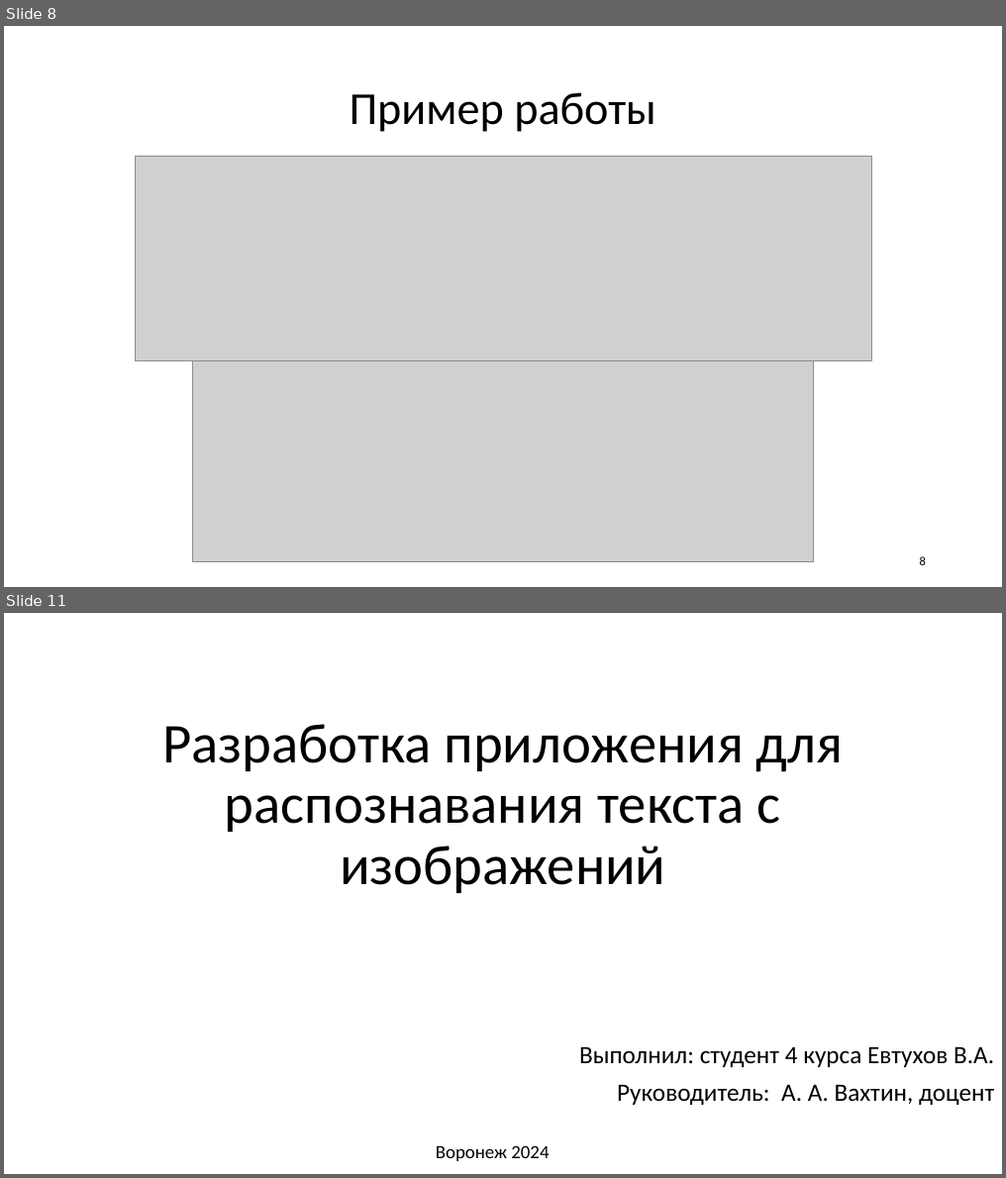
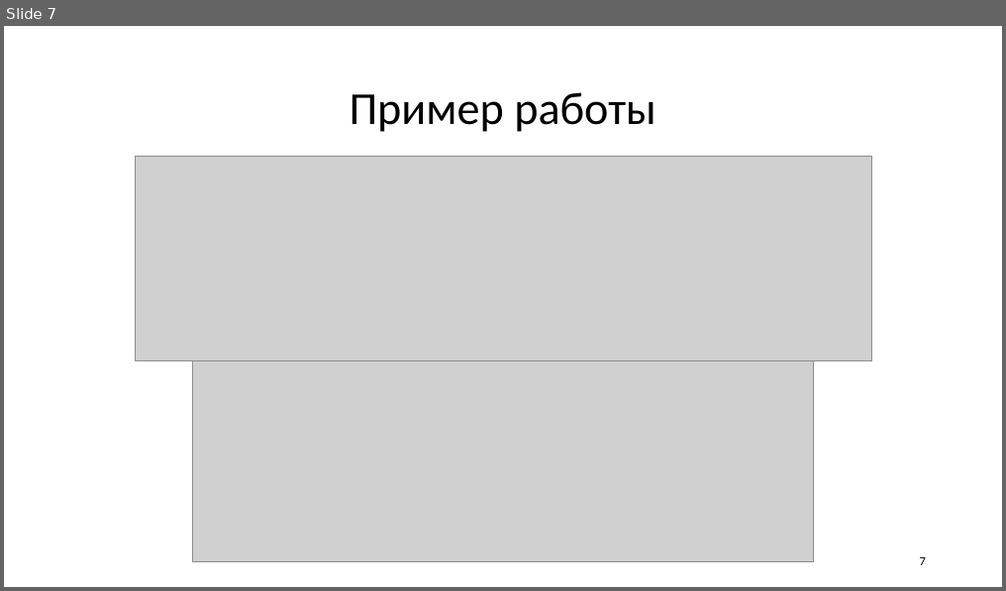
Before and after one commit to Fextice/PostTranslator_bot, a slide deck: DocumentsTGbot/PrezaTGbot.pptx. Shown one above the other, each under a label of ours: slides 8 and 11 before the commit, slide 7 after it; the slides between them are not shown. The pictures are 1006x1178 and 1006x591 pixels, drawn with LibreOffice and Linux fonts; fonts in the diff are those of the drawing; grey boxes stand for pictures. Boxes give left, top, right and bottom in pixels: in the first picture for what was removed or moved away, otherwise in the second. Text is boxed around its words. In the diff, an @@ line names an element or a change of style, - is before the commit and + after.

```diff
--- a/DocumentsTGbot/PrezaTGbot.pptx
+++ b/DocumentsTGbot/PrezaTGbot.pptx
@@ slide 11 removed at (4,613,1002,1174), background #FFFFFF @@
@@ title removed at (162,724,843,893) @@
-Разработка приложения для распознавания текста с изображений
@@ subtitle removed at (579,1047,994,1105) @@
-Выполнил: студент 4 курса Евтухов В.А.
-Руководитель: А. А. Вахтин, доцент
@@ text removed at (436,1146,548,1161) @@
-Воронеж 2024
@@ what was slide 8 is now slide 7 @@
@@ page number at (920,558,926,566): text changed @@
-8
+7
```
Also in this commit, not shown: 3 slides changed, 1 slide added, 1 other slide removed, 1 other file.
